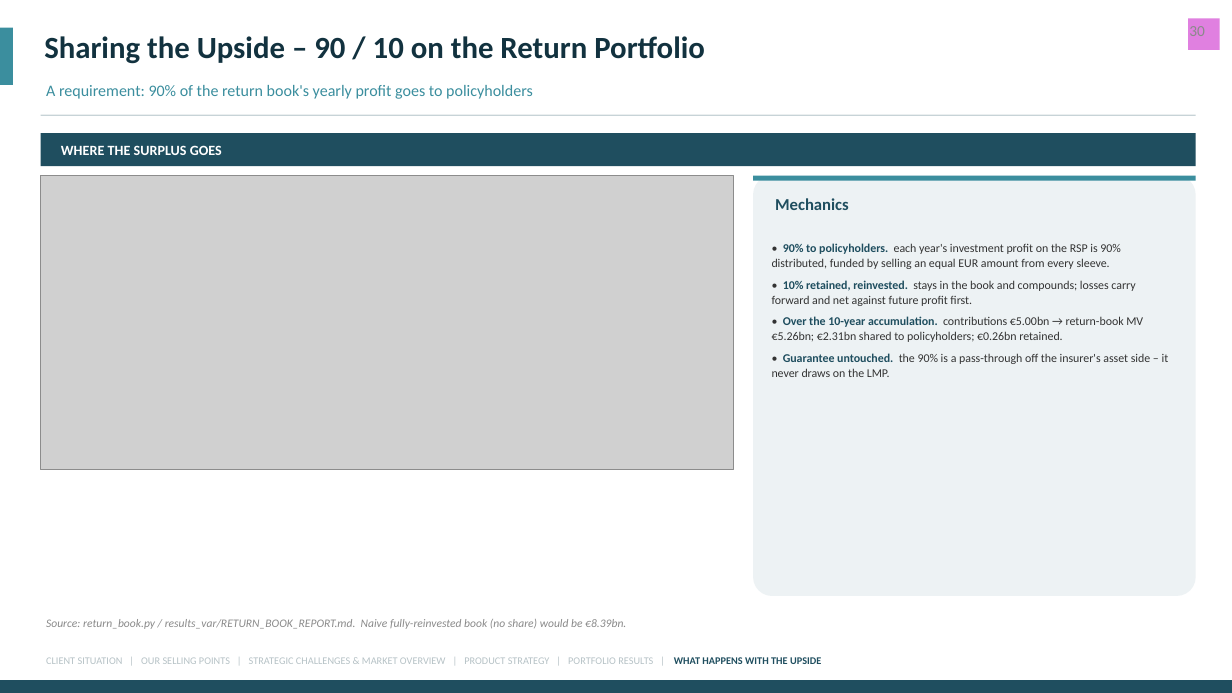
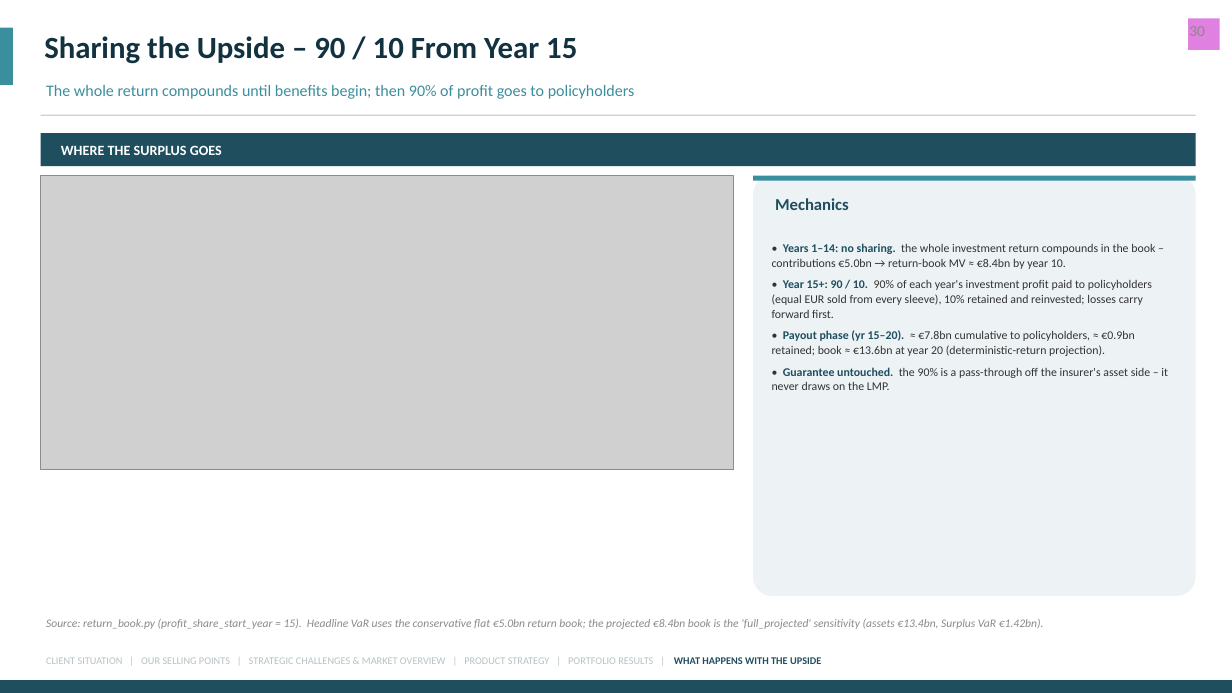
Before and after one commit to benthebender/Financ-Engeneering, a slide deck: slide 37 of Case 3/presentation/All-Kanns_Asset_Management.pptx. Drawn at 1232x693 pixels with LibreOffice and Linux fonts; fonts in the diff are those of the drawing; grey boxes stand for pictures. Boxes give left, top, right and bottom in pixels: in the first picture for what was removed or moved away, otherwise in the second. Text is boxed around its words. In the diff, an @@ line names an element or a change of style, - is before the commit and + after.

```diff
--- a/Case 3/presentation/All-Kanns_Asset_Management.pptx
+++ b/Case 3/presentation/All-Kanns_Asset_Management.pptx
@@ text at bbox=[44, 36, 577, 64]: text changed @@
-Sharing the Upside – 90 / 10 on the Return Portfolio
+Sharing the Upside – 90 / 10 From Year 15
@@ text at bbox=[46, 85, 635, 99]: text changed @@
-A requirement: 90% of the return book's yearly profit goes to policyholders
+The whole return compounds until benefits begin; then 90% of profit goes to policyholders
@@ text at bbox=[772, 243, 1155, 356]: text changed; size 9.3 to 9.2 pt @@
-• 90% to policyholders. each year's investment profit on the RSP is 90% distributed, funded by selling an equal EUR amount from every sleeve.
-• 10% retained, reinvested. stays in the book and compounds; losses carry forward and net against future profit first.
-• Over the 10-year accumulation. contributions €5.00bn → return-book MV €5.26bn; €2.31bn shared to policyholders; €0.26bn retained.
+• Years 1–14: no sharing. the whole investment return compounds in the book – contributions €5.0bn → return-book MV ≈ €8.4bn by year 10.
+• Year 15+: 90 / 10. 90% of each year's investment profit paid to policyholders (equal EUR sold from every sleeve), 10% retained and reinvested; losses carry forward first.
+• Payout phase (yr 15–20). ≈ €7.8bn cumulative to policyholders, ≈ €0.9bn retained; book ≈ €13.6bn at year 20 (deterministic-return projection).
@@ text at bbox=[772, 367, 1168, 390]: size 9.3 to 9.2 pt in "• Guarantee untouched. the 90% is a ..." @@
@@ text at bbox=[46, 619, 1044, 629]: text changed @@
-Source: return_book.py / results_var/RETURN_BOOK_REPORT.md. Naive fully-reinvested book (no share) would be €8.39bn.
+Source: return_book.py (profit_share_start_year = 15). Headline VaR uses the conservative flat €5.0bn return book; the projected €8.4bn book is the 'full_projected' sensitivity (assets €13.4bn, Surplus VaR €1.42bn).
```
Also in this commit, not shown: 1 other slide changed, 13 other files.
